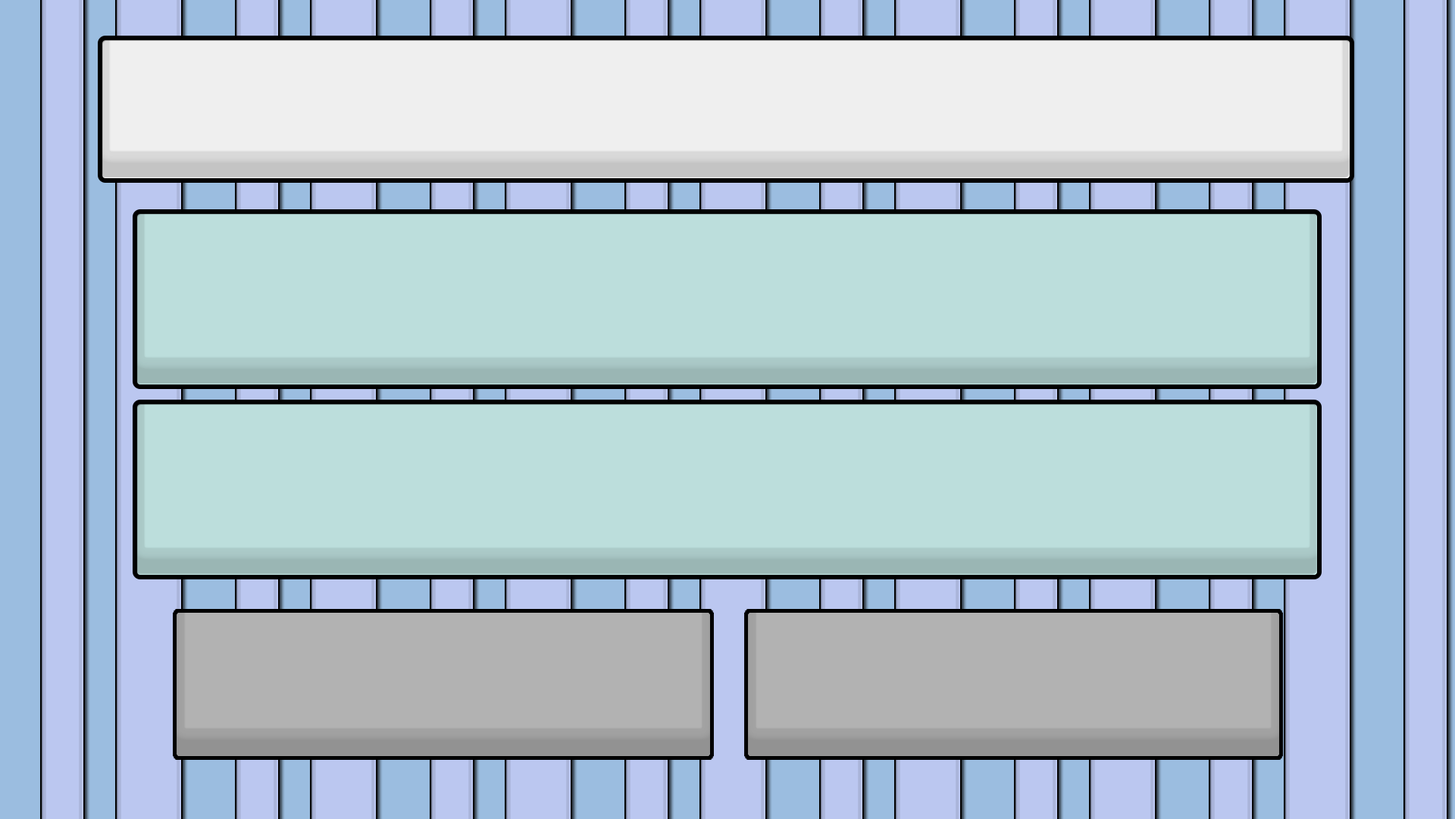
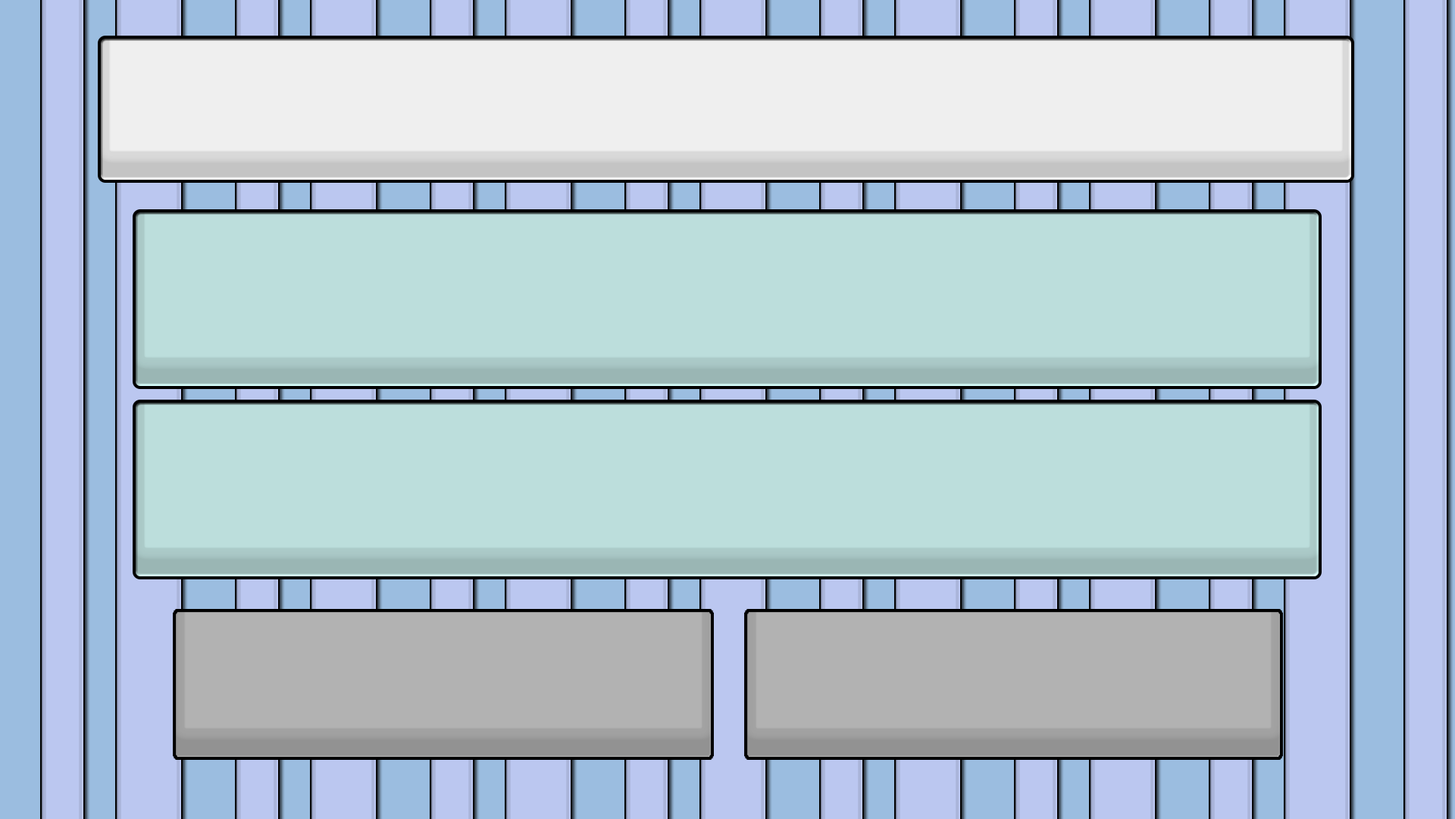
Revision of a layered (1455, 819) image; what changed, layer by layer:
pixels changed over left=100, top=38, right=1352, bottom=757 (layer not identified)
